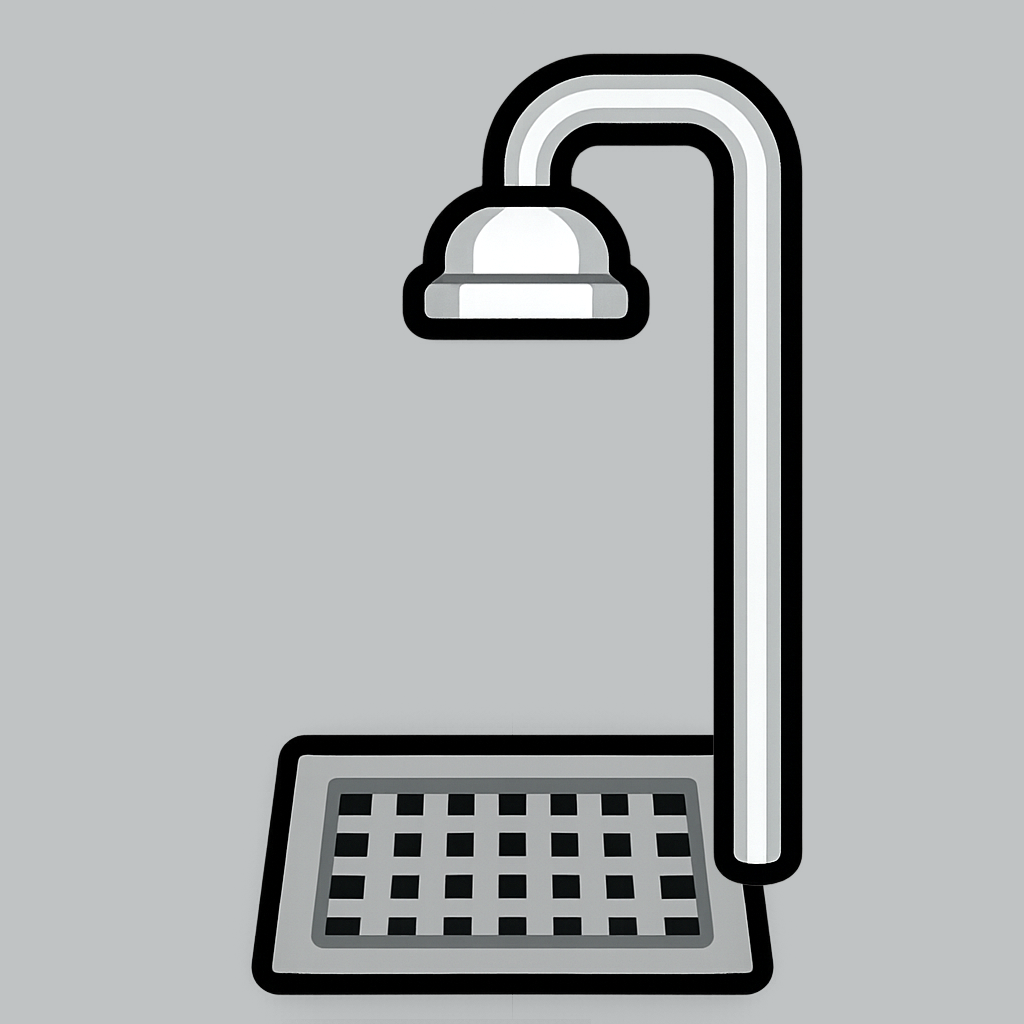
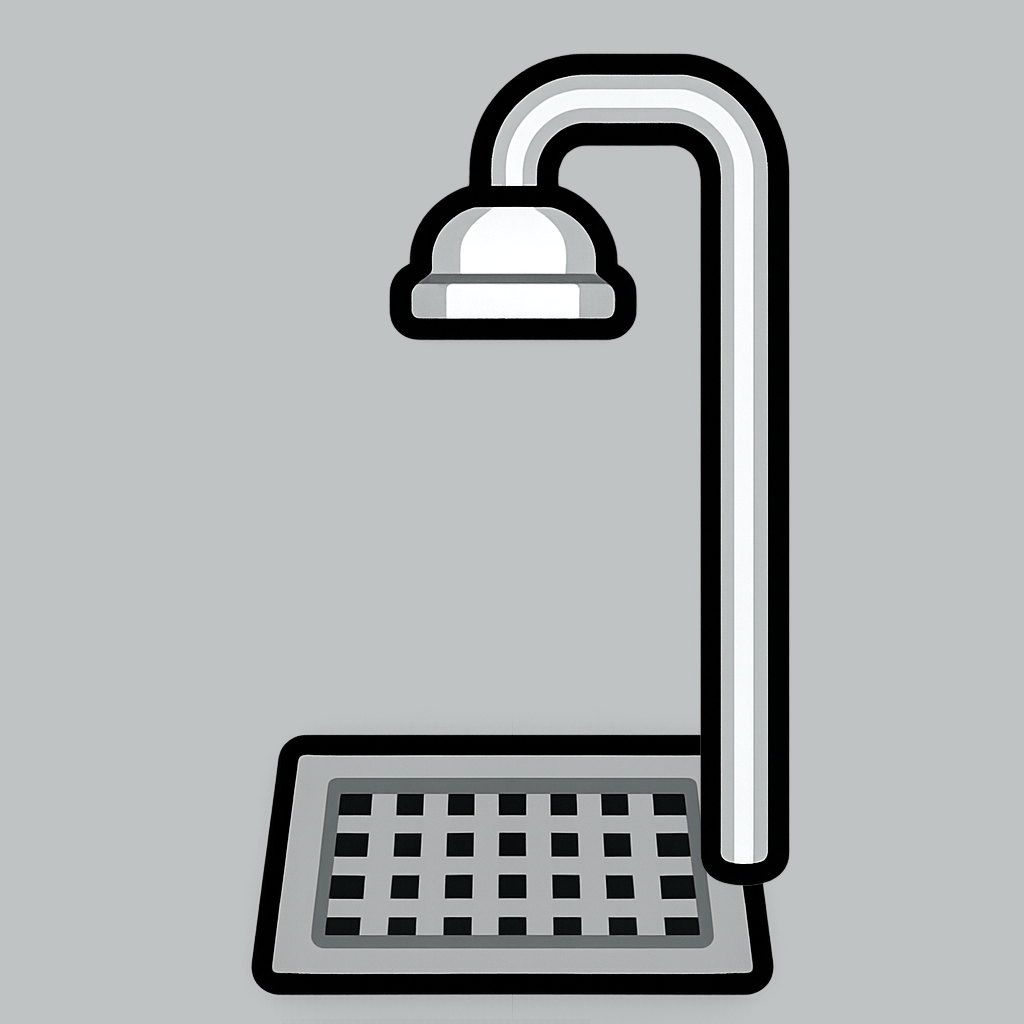
Two versions of the same layered image (w=1024, h=1024). Layer-by-layer changes:
painted on "ChatGPT Image Jun 14, 2025, 03_47_53 AM.png copy" over <box>389,52,804,888</box>
